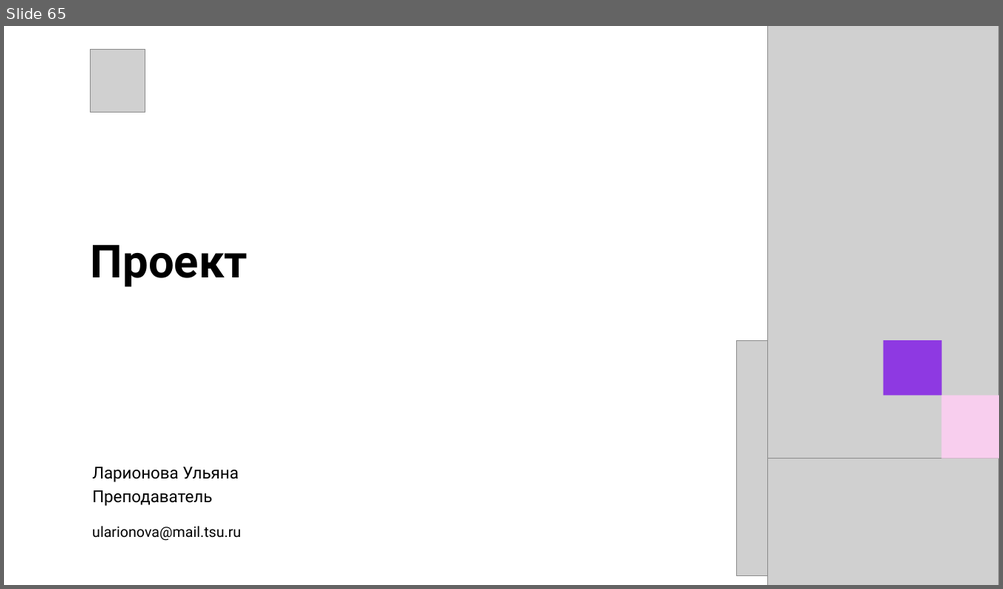
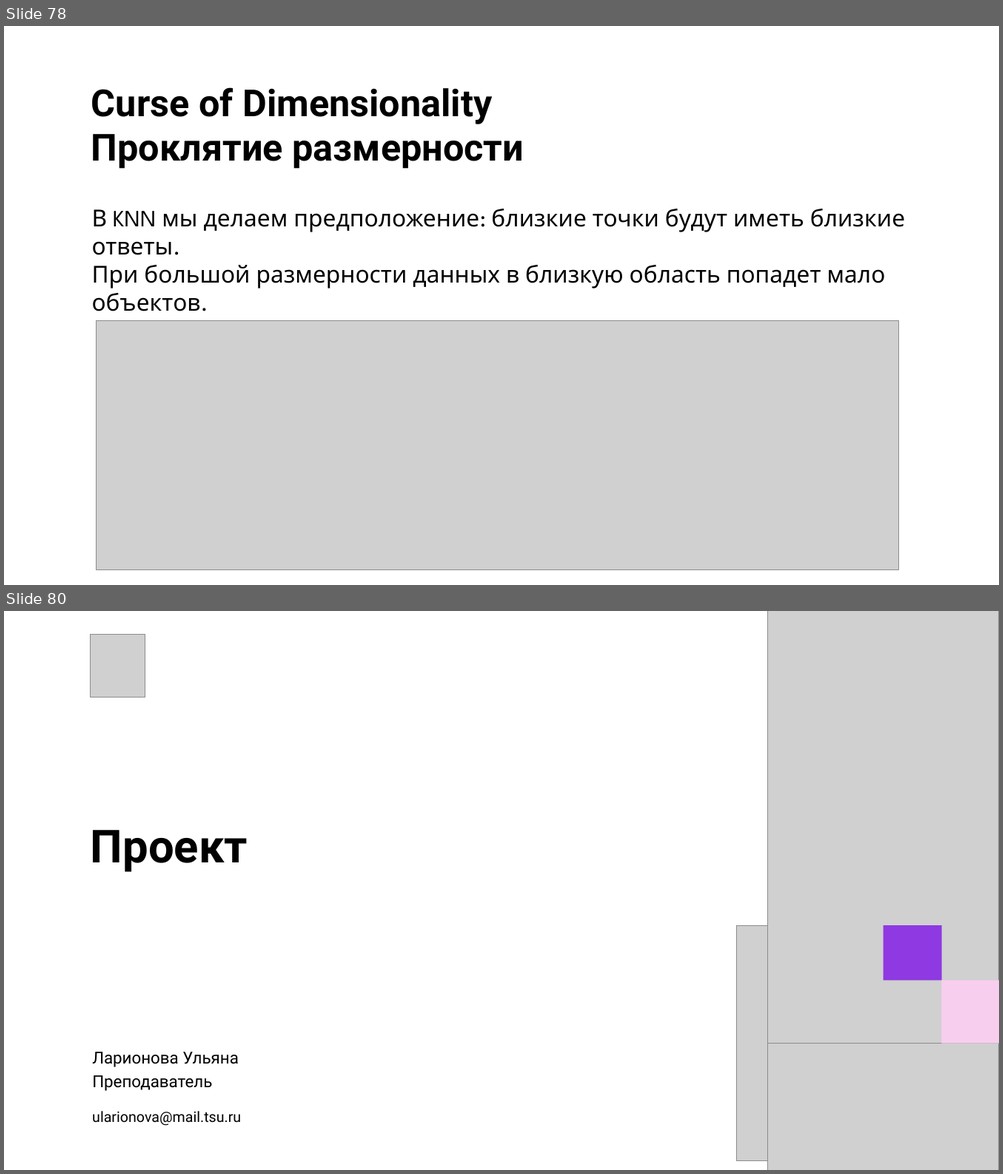
Before and after one commit to Ulatel/course_tsu_2026, a slide deck: Модуль 1. Введение в ML/1_Лекция.pptx. Shown one above the other, each under a label of ours: slide 65 before the commit, slides 78 and 80 after it; the slides between them are not shown. The pictures are 1003x589 and 1003x1174 pixels, drawn with LibreOffice and Linux fonts; fonts in the diff are those of the drawing; grey boxes stand for pictures; background and template pictures are left out. Boxes give left, top, right and bottom in pixels: in the first picture for what was removed or moved away, otherwise in the second. Text is boxed around its words. In the diff, an @@ line names an element or a change of style, - is before the commit and + after.

```diff
--- a/Модуль 1. Введение в ML/1_Лекция.pptx
+++ b/Модуль 1. Введение в ML/1_Лекция.pptx
@@ slide 78 added at bbox=[4, 26, 999, 585], background picture (left out) @@
@@ text added at bbox=[91, 87, 524, 169], 36 pt, text #000000, bold @@
+Curse of Dimensionality
+Проклятие размерности
@@ text added at bbox=[92, 209, 905, 312], 22.7 pt, text #000000 @@
+В KNN мы делаем предположение: близкие точки будут иметь близкие ответы.
+При большой размерности данных в близкую область попадет мало объектов.
@@ picture added at bbox=[96, 321, 899, 571] @@
@@ what was slide 65 is now slide 80 @@
```
Also in this commit, not shown: 2 slides changed, 14 other slides added.
